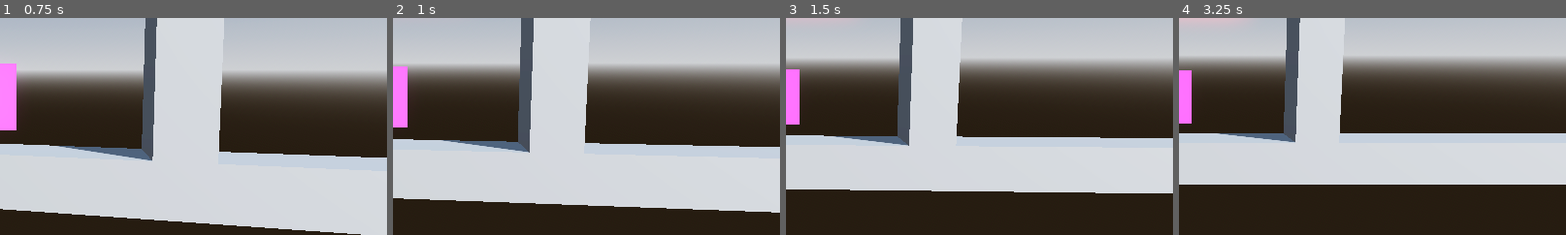
Above: before the commit, frames 1-4 (left to right).
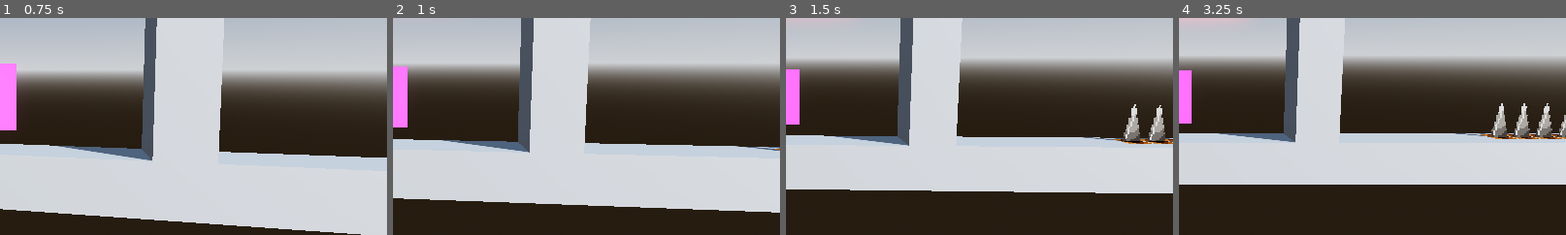
Above: after the commit, the same moments.

Repository: daniel-abbott/NinjaPlatformerGame
Game: Godot game, scene res://Levels/Sandbox.tscn
Two runs of this game, one before a commit and one after it. Both use one fixed random seed, a clock stepped at 60 frames per second and the inputs below.
Inputs:
- Up to frame 1 (0.75 s): no input
- Up to frame 2 (1 s): no input
- Up to frame 3 (1.5 s): no input
- Up to frame 4 (3.25 s): no input
The pictures show only the part of the screen within x 50-100%, y 32-82%; the shares and areas given below are measured in that part.

Frame 1 is identical in both runs. In frame 2, less than 0.1% of the frame differs, in the area x 88-100%, y 58-62%; in frame 3, 1.2%; in frame 4, 1.6%, in the area x 71-100%, y 39-56%.

Commit message:
added Spikes and tool to place spikes in level

Diff:
--- a/Components/Code/HitboxComponent.gd
+++ b/Components/Code/HitboxComponent.gd
@@ -1,5 +1,5 @@
 class_name HitboxComponent
-extends Area2D
+extends Area3D
 
 @onready var _healthComponent: HealthComponent = $HealthComponent
 
--- a/Components/Code/HurtboxComponent.gd
+++ b/Components/Code/HurtboxComponent.gd
@@ -1,5 +1,5 @@
 class_name HurtboxComponent
-extends Area2D
+extends Area3D
 
 @export var damage: int = 1
 # Called when the node enters the scene tree for the first time.
--- /dev/null
+++ b/Levels/BuildingBlocks/Spike.tscn
@@ -0,0 +1,32 @@
+[gd_scene load_steps=5 format=3 uid="uid://44igykiaw8ch"]
+
+[ext_resource type="Texture2D" uid="uid://b1btblipgtq4j" path="res://Assets/spikeEmitter.png" id="1_lmids"]
+[ext_resource type="Texture2D" uid="uid://gb8xmql0no0b" path="res://Assets/spike.png" id="2_2qgj7"]
+[ext_resource type="Script" path="res://Components/Code/HurtboxComponent.gd" id="3_q7ych"]
+
+[sub_resource type="ConvexPolygonShape3D" id="ConvexPolygonShape3D_qcwkh"]
+points = PackedVector3Array(0, 1, 0, -0.45, -1, 0.15, 0.45, -1, 0.15, 0, -1, 0.4, 0, -1, -0.4)
+
+[node name="Spike" type="Node3D"]
+
+[node name="SpikeEmitter" type="Sprite3D" parent="."]
+transform = Transform3D(1, 0, 0, 0, 1, 0, 0, 0, 1, 0, 0.001, 0)
+pixel_size = 0.042
+axis = 1
+texture_filter = 2
+texture = ExtResource("1_lmids")
+
+[node name="Spike" type="Sprite3D" parent="SpikeEmitter"]
+transform = Transform3D(1, 0, 0, 0, 1, 0, 0, 0, 1, 0, 0.419642, 0)
+pixel_size = 0.042
+billboard = 2
+alpha_cut = 1
+texture_filter = 0
+texture = ExtResource("2_2qgj7")
+
+[node name="HurtboxComponent" type="Area3D" parent="SpikeEmitter/Spike"]
+script = ExtResource("3_q7ych")
+
+[node name="CollisionShape3D" type="CollisionShape3D" parent="SpikeEmitter/Spike/HurtboxComponent"]
+transform = Transform3D(0.423142, 0, 0, 0, 0.423142, 0, 0, 0, 0.423142, 0, 0, 0)
+shape = SubResource("ConvexPolygonShape3D_qcwkh")
--- /dev/null
+++ b/Levels/BuildingBlocks/SpikeArray.gd
@@ -0,0 +1,23 @@
+@tool
+class_name SpikeArray
+extends Node3D
+
+@export var SpikeCount: int = 4;
+@export var SpikeDistance: float = .55;
+var spikeScene: PackedScene = preload("res://Levels/BuildingBlocks/Spike.tscn")
+
+# Called when the node enters the scene tree for the first time.
+func _ready():
+	var distance: float = 0;
+	for i in SpikeCount:
+		var newSpike = spikeScene.instantiate()
+		newSpike.position.x += distance
+		distance+= SpikeDistance
+		add_child(newSpike)
+		newSpike.owner = get_tree().edited_scene_root
+
+
+
+# Called every frame. 'delta' is the elapsed time since the previous frame.
+func _process(delta):
+	pass
--- /dev/null
+++ b/Levels/BuildingBlocks/SpikeArray.tscn
@@ -0,0 +1,6 @@
+[gd_scene load_steps=2 format=3 uid="uid://b1e8dra6k7bfc"]
+
+[ext_resource type="Script" path="res://Levels/BuildingBlocks/SpikeArray.gd" id="1_cry16"]
+
+[node name="SpikeArray" type="Node3D"]
+script = ExtResource("1_cry16")
--- a/Levels/Sandbox.tscn
+++ b/Levels/Sandbox.tscn
@@ -1,7 +1,9 @@
-[gd_scene load_steps=13 format=3 uid="uid://bw2ormxsco84x"]
+[gd_scene load_steps=17 format=3 uid="uid://bw2ormxsco84x"]
 
 [ext_resource type="Script" path="res://Actors/Player/Player.gd" id="1_ttirv"]
 [ext_resource type="Script" path="res://Temp/HideTest.gd" id="2_f1xrt"]
+[ext_resource type="PackedScene" uid="uid://44igykiaw8ch" path="res://Levels/BuildingBlocks/Spike.tscn" id="3_3027x"]
+[ext_resource type="PackedScene" uid="uid://b1e8dra6k7bfc" path="res://Levels/BuildingBlocks/SpikeArray.tscn" id="4_2khtb"]
 
 [sub_resource type="SpriteFrames" id="SpriteFrames_6shjk"]
 
@@ -40,6 +42,36 @@
 material = SubResource("StandardMaterial3D_ohq1r")
 size = Vector3(3, 1, 1)
 
+[sub_resource type="GDScript" id="GDScript_jt4ri"]
+script/source = "class_name Spike
+extends Node3D
+
+
+# Called when the node enters the scene tree for the first time.
+func _ready():
+	pass # Replace with function body.
+
+
+# Called every frame. 'delta' is the elapsed time since the previous frame.
+func _process(delta):
+	pass
+"
+
+[sub_resource type="GDScript" id="GDScript_fd1fj"]
+script/source = "class_name Spike
+extends Node3D
+
+
+# Called when the node enters the scene tree for the first time.
+func _ready():
+	pass # Replace with function body.
+
+
+# Called every frame. 'delta' is the elapsed time since the previous frame.
+func _process(delta):
+	pass
+"
+
 [node name="Sandbox" type="Node3D"]
 
 [node name="CSGCombiner3D" type="CSGCombiner3D" parent="."]
@@ -138,3 +170,55 @@
 [node name="MeshInstance3D" type="MeshInstance3D" parent="."]
 transform = Transform3D(1, 0, 0, 0, 1, 0, 0, 0, 1, -6, 4, -1)
 mesh = SubResource("BoxMesh_fx0d6")
+
+[node name="SpikeArray" parent="." instance=ExtResource("4_2khtb")]
+transform = Transform3D(1, 0, 0, 0, 1, 0, 0, 0, 1, 1.67489, 0.501194, -0.111965)
+SpikeCount = 5
+
+[node name="Spike" parent="SpikeArray" instance=ExtResource("3_3027x")]
+script = SubResource("GDScript_jt4ri")
+
+[node name="@Node3D@128767" parent="SpikeArray" instance=ExtResource("3_3027x")]
+transform = Transform3D(1, 0, 0, 0, 1, 0, 0, 0, 1, 0.55, 0, 0)
+script = SubResource("GDScript_jt4ri")
+
+[node name="@Node3D@128768" parent="SpikeArray" instance=ExtResource("3_3027x")]
+transform = Transform3D(1, 0, 0, 0, 1, 0, 0, 0, 1, 1.1, 0, 0)
+script = SubResource("GDScript_jt4ri")
+
+[node name="@Node3D@128769" parent="SpikeArray" instance=ExtResource("3_3027x")]
+transform = Transform3D(1, 0, 0, 0, 1, 0, 0, 0, 1, 1.65, 0, 0)
+script = SubResource("GDScript_jt4ri")
+
+[node name="@Node3D@129451" parent="SpikeArray" instance=ExtResource("3_3027x")]
+script = SubResource("GDScript_fd1fj")
+
+[node name="@Node3D@129452" parent="SpikeArray" instance=ExtResource("3_3027x")]
+transform = Transform3D(1, 0, 0, 0, 1, 0, 0, 0, 1, 0.55, 0, 0)
+script = SubResource("GDScript_fd1fj")
+
+[node name="@Node3D@129453" parent="SpikeArray" instance=ExtResource("3_3027x")]
+transform = Transform3D(1, 0, 0, 0, 1, 0, 0, 0, 1, 1.1, 0, 0)
+script = SubResource("GDScript_fd1fj")
+
+[node name="@Node3D@129454" parent="SpikeArray" instance=ExtResource("3_3027x")]
+transform = Transform3D(1, 0, 0, 0, 1, 0, 0, 0, 1, 1.65, 0, 0)
+script = SubResource("GDScript_fd1fj")
+
+[node name="@Node3D@129455" parent="SpikeArray" instance=ExtResource("3_3027x")]
+transform = Transform3D(1, 0, 0, 0, 1, 0, 0, 0, 1, 2.2, 0, 0)
+script = SubResource("GDScript_fd1fj")
+
+[node name="@Node3D@138022" type="Node3D" parent="SpikeArray" instance=ExtResource("3_3027x")]
+
+[node name="@Node3D@138023" type="Node3D" parent="SpikeArray" instance=ExtResource("3_3027x")]
+transform = Transform3D(1, 0, 0, 0, 1, 0, 0, 0, 1, 0.55, 0, 0)
+
+[node name="@Node3D@138024" type="Node3D" parent="SpikeArray" instance=ExtResource("3_3027x")]
+transform = Transform3D(1, 0, 0, 0, 1, 0, 0, 0, 1, 1.1, 0, 0)
+
+[node name="@Node3D@138025" type="Node3D" parent="SpikeArray" instance=ExtResource("3_3027x")]
+transform = Transform3D(1, 0, 0, 0, 1, 0, 0, 0, 1, 1.65, 0, 0)
+
+[node name="@Node3D@138026" type="Node3D" parent="SpikeArray" instance=ExtResource("3_3027x")]
+transform = Transform3D(1, 0, 0, 0, 1, 0, 0, 0, 1, 2.2, 0, 0)
Binary file added: Assets/spike.png
Not shown, added: Assets/spike.png.import
Binary file added: Assets/spikeEmitter.png
Not shown, added: Assets/spikeEmitter.png.import
